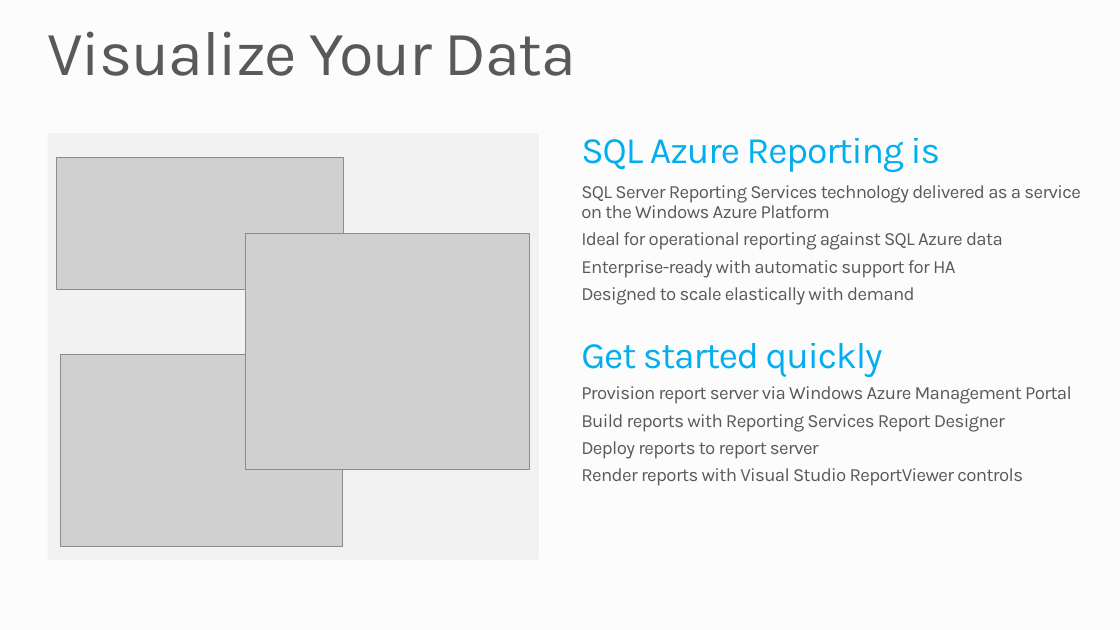
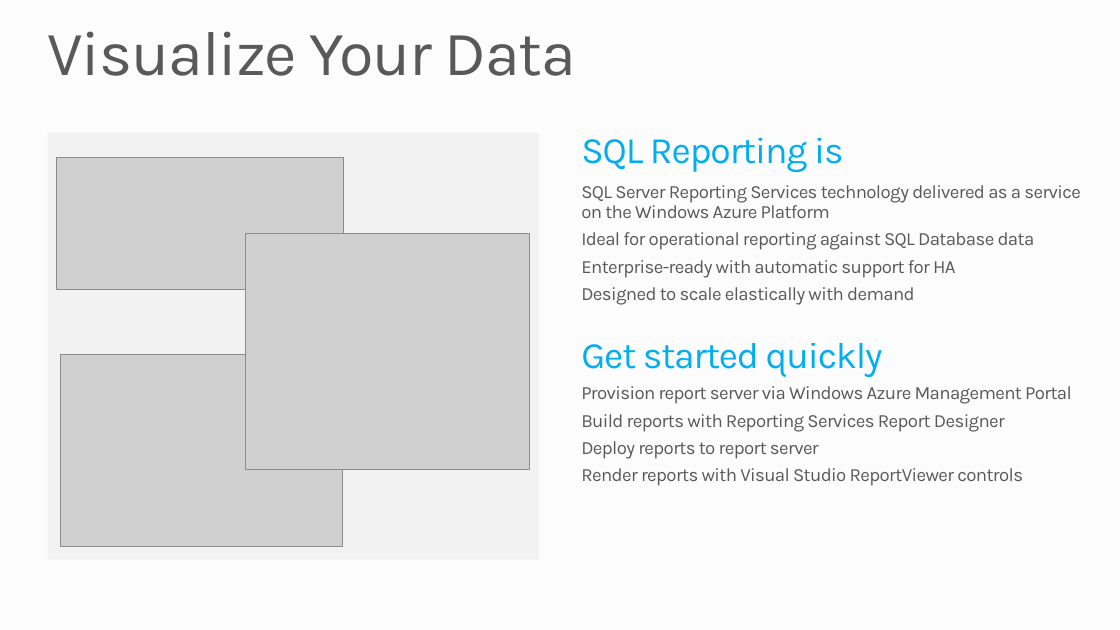
Before and after one commit to mwasham/WATK-Presentations, a slide deck: slide 22 of WindowsAzureSQLDatabase/WindowsAzureSQLDatabase.pptx. Drawn at 1120x630 pixels with LibreOffice and Linux fonts; fonts in the diff are those of the drawing; grey boxes stand for pictures; background and template pictures are left out. Boxes give left, top, right and bottom in pixels: in the first picture for what was removed or moved away, otherwise in the second. Text is boxed around its words. In the diff, an @@ line names an element or a change of style, - is before the commit and + after.

Commit message:
renamed the sql azure folders and updated the decks to replace SQL Azure with SQL Database

```diff
--- a/WindowsAzureSQLDatabase/WindowsAzureSQLDatabase.pptx
+++ b/WindowsAzureSQLDatabase/WindowsAzureSQLDatabase.pptx
@@ text at (581, 138, 844, 173): text changed @@
-SQL Azure Reporting is
+SQL Reporting is
@@ text at (581, 232, 1035, 250): text changed @@
-  Ideal for operational reporting against SQL Azure data
+  Ideal for operational reporting against SQL Database data
```
Also in this commit, not shown: 20 other slides changed, 9 other files.
